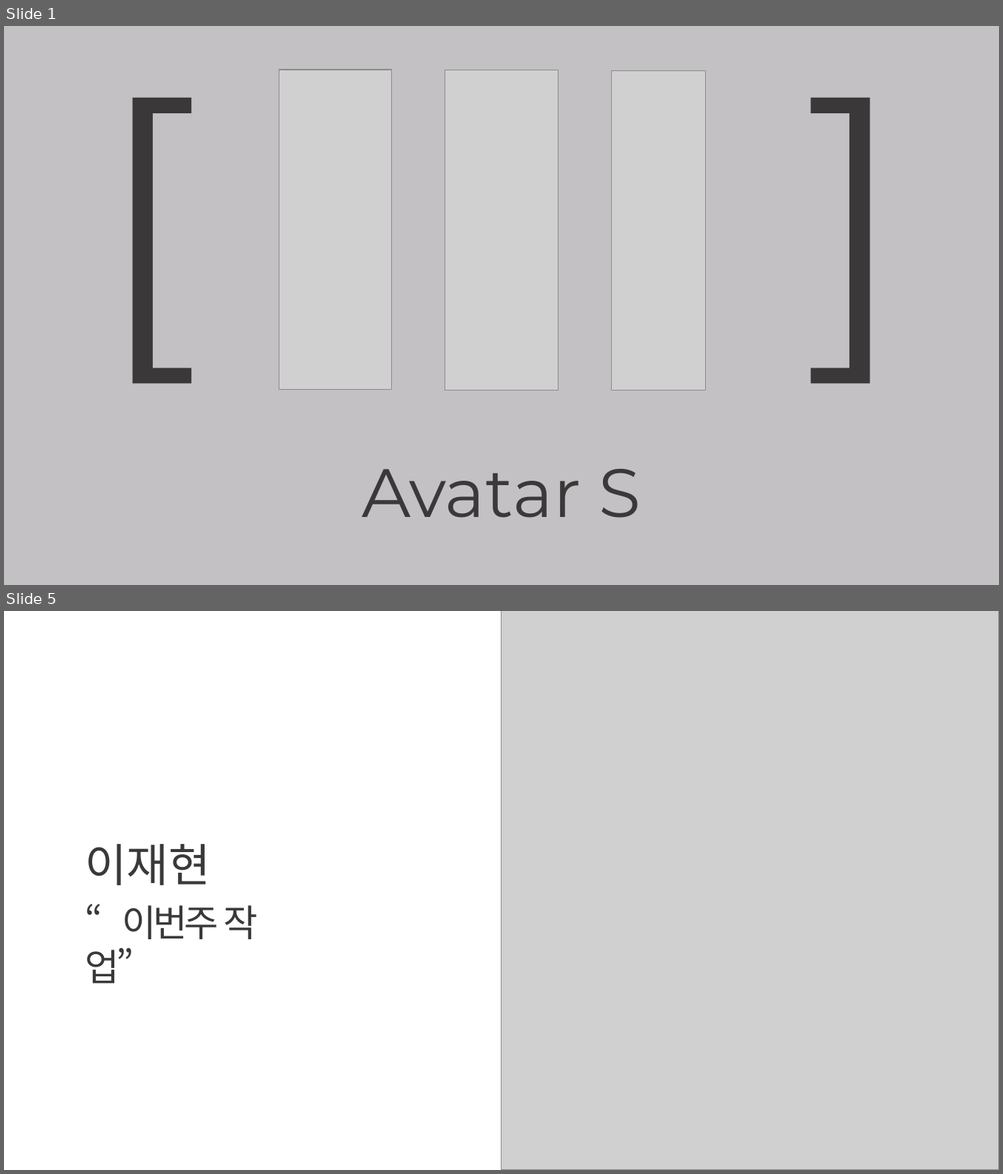
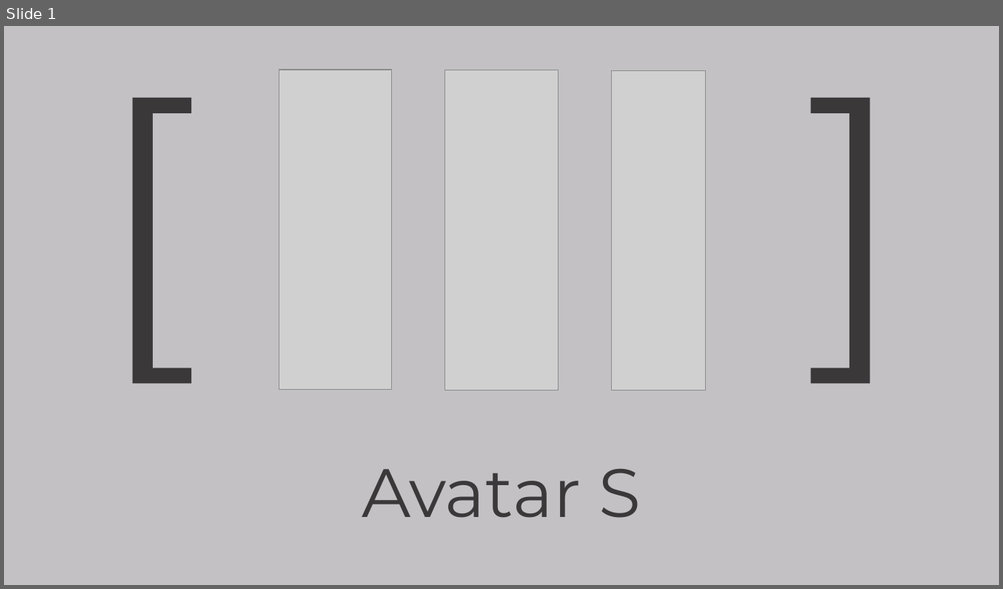
Before and after one commit to weaknessHero/Project_AvatarS, a slide deck: 발표자료/230202/LJHPPT.pptx. Shown one above the other, each under a label of ours: slides 1 and 5 before the commit, slide 1 after it; the slides between them are not shown. The pictures are 1003x1174 and 1003x589 pixels, drawn with LibreOffice and Linux fonts; fonts in the diff are those of the drawing; grey boxes stand for pictures. Boxes give left, top, right and bottom in pixels: in the first picture for what was removed or moved away, otherwise in the second. Text is boxed around its words. In the diff, an @@ line names an element or a change of style, - is before the commit and + after.

```diff
--- a/발표자료/230202/LJHPPT.pptx
+++ b/발표자료/230202/LJHPPT.pptx
@@ slide 5 removed at box(4, 611, 999, 1170), background #FFFFFF @@
@@ picture removed at box(502, 611, 999, 1170) @@
@@ text removed at box(85, 844, 210, 886) @@
-이재현
@@ text removed at box(85, 906, 257, 984) @@
-“이번주 작업”
```
Also in this commit, not shown: 2 slides added, 7 other slides removed, 1 other file.
